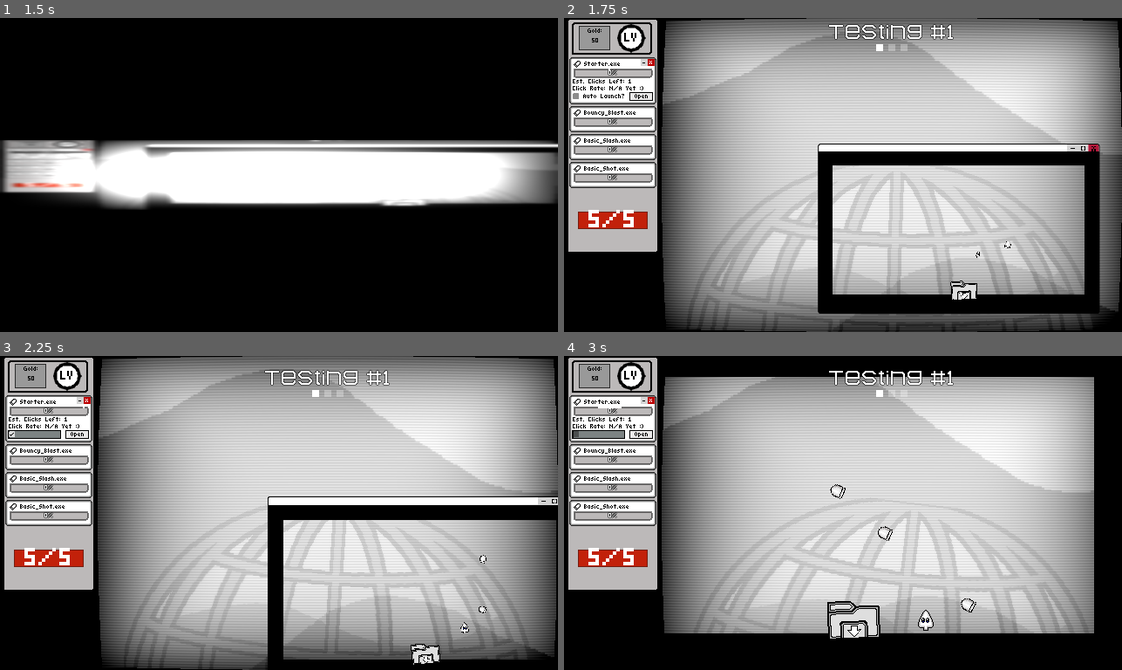
Above: before the commit, frames 1-4 (two rows, left to right).
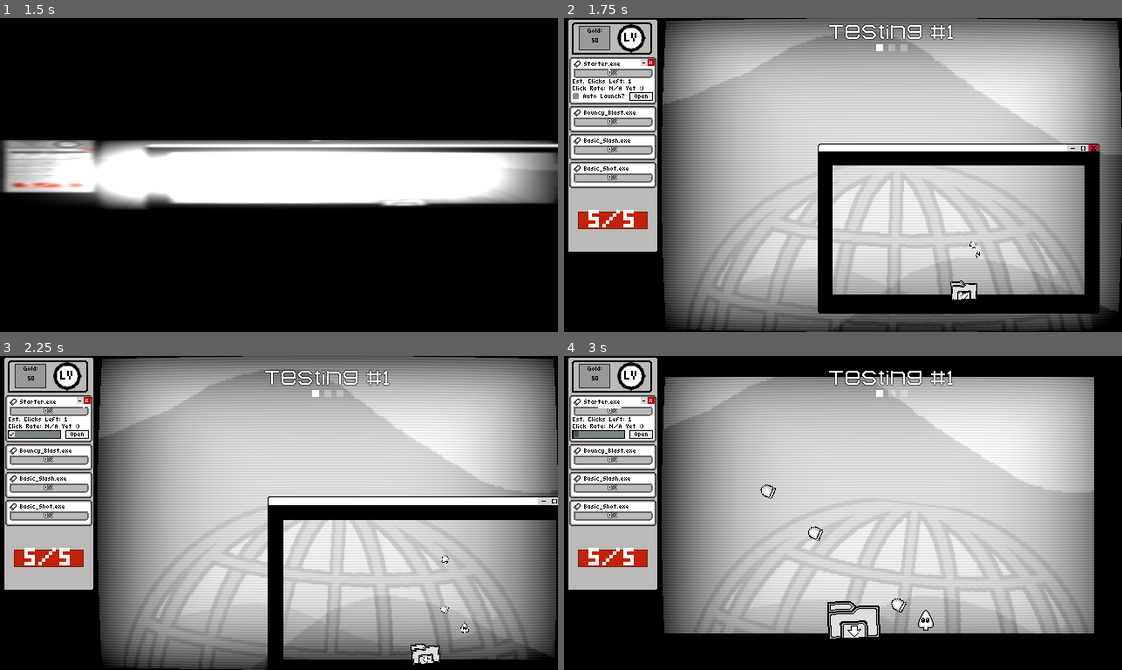
Above: after the commit, the same moments.

Repository: TNT-A/clicker-game-platformer
Game: Godot game, scene res://main_menu/main_menu.tscn
Same seed, same stepped clock (60 frames per second), same inputs: the game is played once before the commit and once after it.
Inputs (mouse positions are in pixels of both pictures, inside the frame that each line leads up to):
- Up to frame 1 (1.5 s): click "Quick Start" at 0.5 s; tap Space at 1.25 s; move the mouse to (401, 159) at 1.27 s; hold D (Move_Right) from 1.28 s (still down); hold Right mouse button (Char_Ability) from 1.28 s (still down)
- Up to frame 2 (1.75 s): keep holding D (Move_Right); keep holding Right mouse button (Char_Ability); tap Enter (ui_accept) at 1.52 s
- Up to frame 3 (2.25 s): release D (Move_Right) at 2 s; release Right mouse button (Char_Ability) at 2 s; click "Auto Launch?" at 2 s
- Up to frame 4 (3 s): click "Auto Launch?" at 2.75 s

Frame 1 is identical in both runs. In frame 2, less than 0.1% of the frame differs, in the area x 72-81%, y 71-74%; in frame 3, less than 0.1%; in frame 4, 0.4%, in the area x 35-74%, y 40-82%.

Commit message:
Fixed it lmao
I'm stupid I fear

Diff:
--- a/clicker-platformer/game_manager/game_manager.tscn
+++ b/clicker-platformer/game_manager/game_manager.tscn
@@ -39,7 +39,6 @@
 [node name="ClickManager" parent="SubViewportContainer/SubViewport" instance=ExtResource("2_kkxic")]
 
 [node name="ProjectileHub" parent="SubViewportContainer/SubViewport" instance=ExtResource("3_oxvrm")]
-position = Vector2(80, 0)
 
 [node name="RoomController" parent="SubViewportContainer/SubViewport" instance=ExtResource("3_kkxic")]
 position = Vector2(80, 0)
